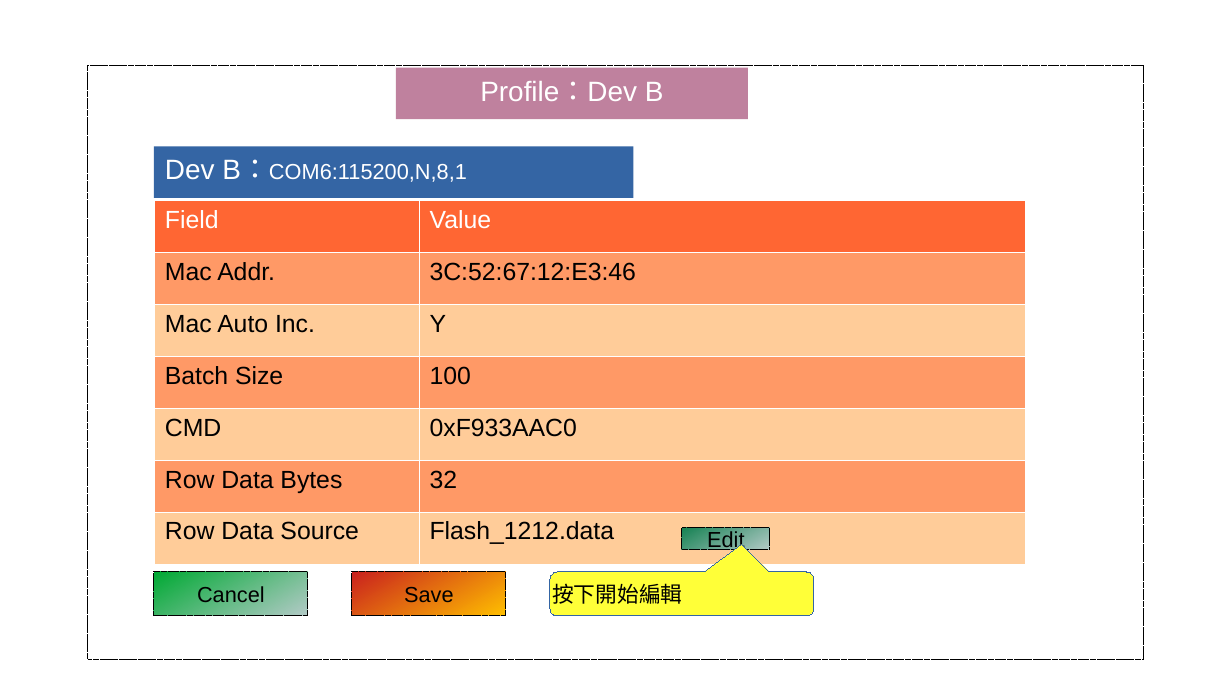
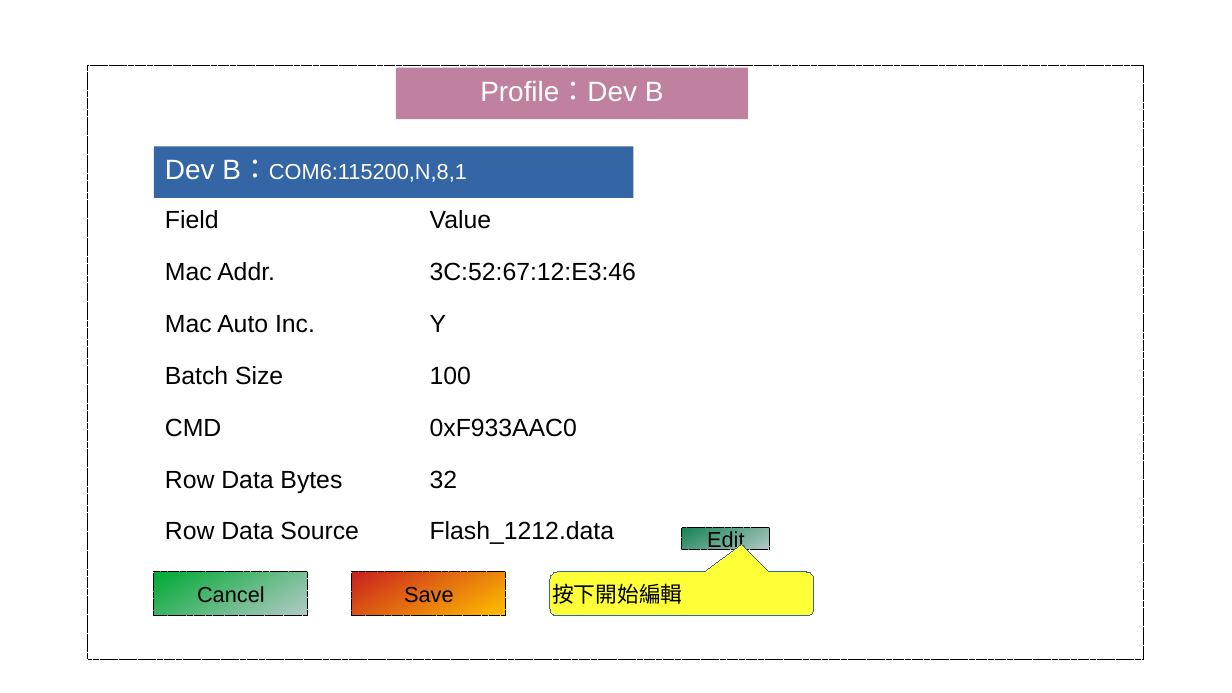
Before and after one commit to tomjpsun/obsidianVaults, a slide deck: slide 3 of DM9051A OTP 燒錄專案/8051A OTP GUI.odp. Drawn at 1232x693 pixels with LibreOffice and Linux fonts; fonts in the diff are those of the drawing. Boxes give left, top, right and bottom in pixels: in the first picture for what was removed or moved away, otherwise in the second. Text is boxed around its words. In the diff, an @@ line names an element or a change of style, - is before the commit and + after.

```diff
--- a/DM9051A OTP 燒錄專案/8051A OTP GUI.odp
+++ b/DM9051A OTP 燒錄專案/8051A OTP GUI.odp
@@ table at [154, 200, 1026, 563] @@
@@ fill #FF6633 to none in row 1 @@
@@ fill #FF9966 to none in 6 cells @@
@@ fill #FFCC99 to none in 6 cells @@
@@ text colour #FFFFFF to #000000 in "Field", "Value" @@
@@ borders changed @@
```
Also in this commit, not shown: 2 other slides changed, 1 other file.
